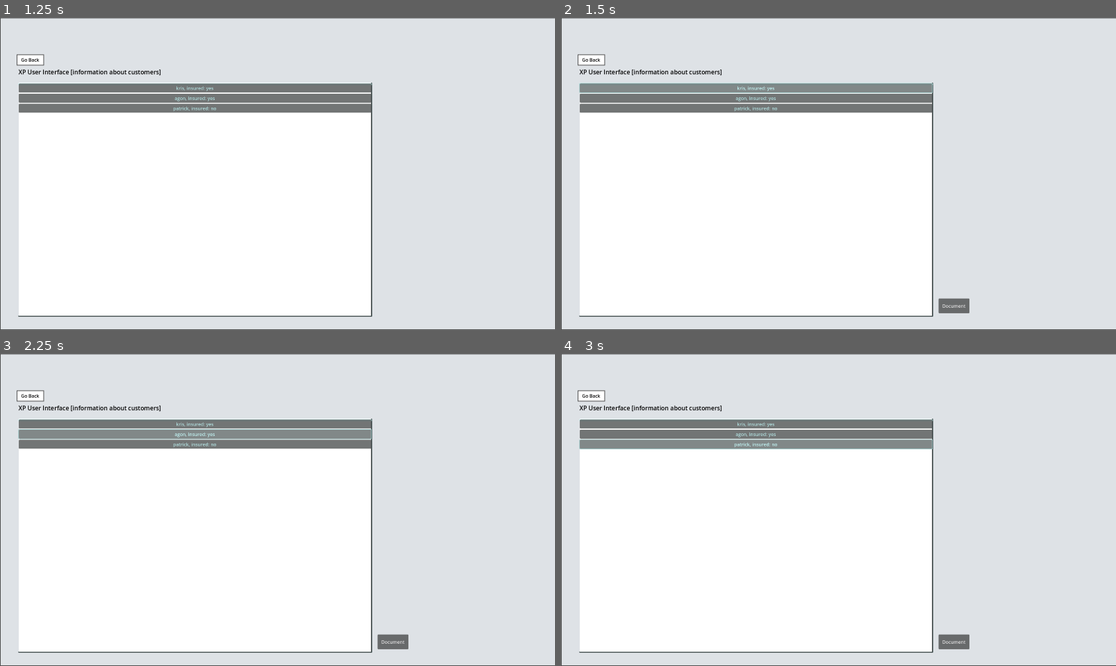
Above: before the commit, frames 1-4 (two rows, left to right).
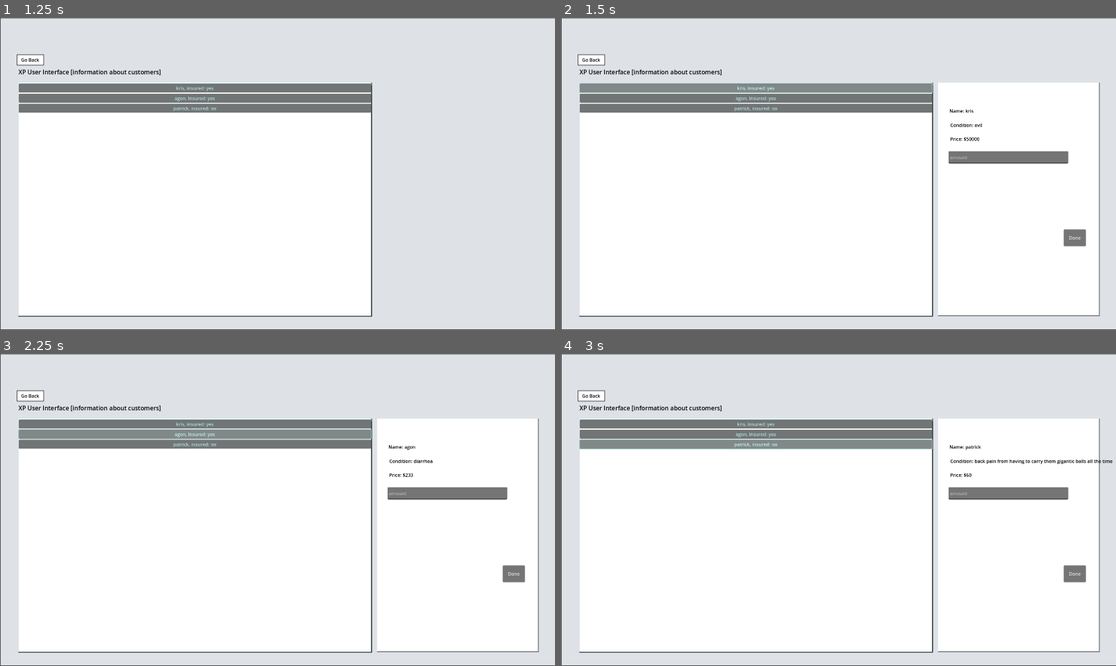
Above: after the commit, the same moments.

Repository: AgonGuri/vacation_please
Game: Godot game, scene res://scenes/pc_ui.tscn
Two runs of this game, one before a commit and one after it. Both use one fixed random seed, a clock stepped at 60 frames per second and the inputs below.
Inputs:
- Up to frame 1 (1.25 s): click "Names" at 0.5 s
- Up to frame 2 (1.5 s): click "kris, insured: yes" at 1.25 s
- Up to frame 3 (2.25 s): click "agon, insured: yes" at 2 s
- Up to frame 4 (3 s): click "patrick, insured: no" at 2.75 s

Frame 1 is identical in both runs. In frame 2, 22% of the frame differs, in the area x 67-98%, y 20-96%; in frame 3, 22%; in frame 4, 22%.

Commit message:
Small changes

Diff:
--- a/scripts/pc_ui.gd
+++ b/scripts/pc_ui.gd
@@ -54,7 +54,6 @@
 		var button = Button.new()
 		var insured_text = "yes" if customer.insured else "no"
 		button.text = "%s, insured: %s" % [customer.name, insured_text]
-		#//meContainer.scroll_vertical = 0
 		button.pressed.connect(Callable(self, "customer_button_click").bind(customer))
 		animals.add_child(button)
 
@@ -72,9 +71,11 @@
 		##//meContainer.scroll_vertical = 0
 
 func customer_button_click(customer: CustomerResource):
-		document.visible = true
-
-		document.pressed.connect(Callable(self, "show_document").bind(customer))
+	namesButton.visible = false
+	conditionsButton.visible = false
+	document.visible = false
+	buttonBack.visible = true
+	show_document(customer)
 
 func show_document(customer: CustomerResource):
 	document.visible = false
